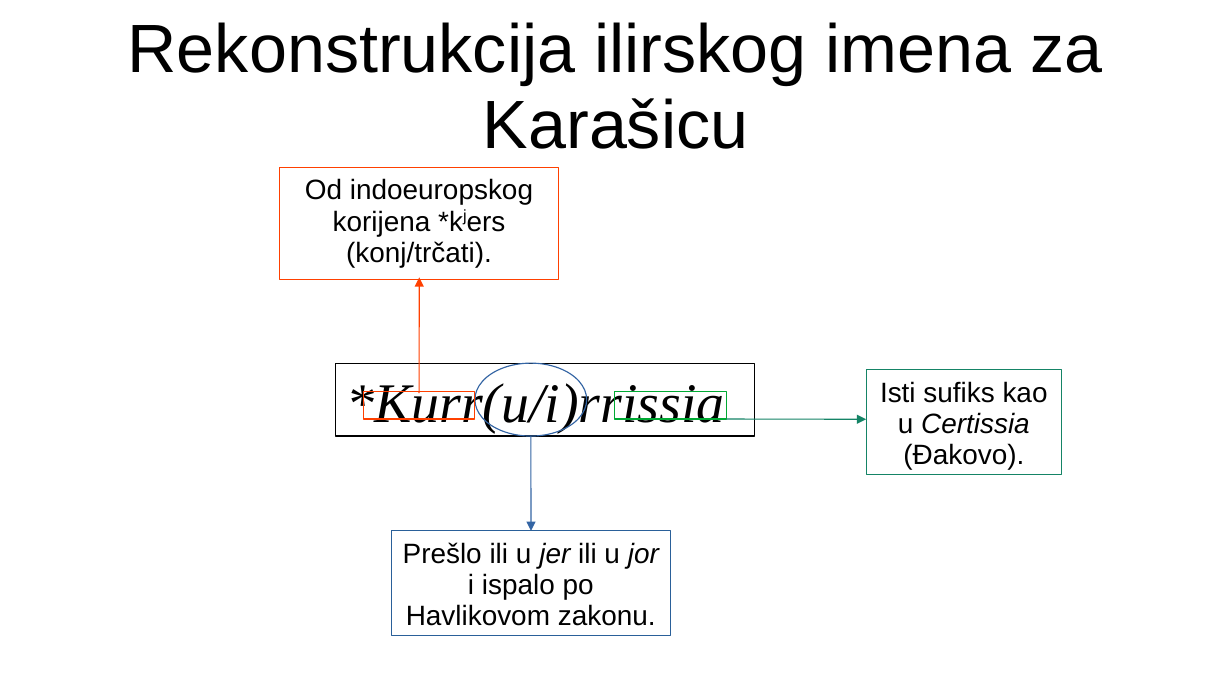
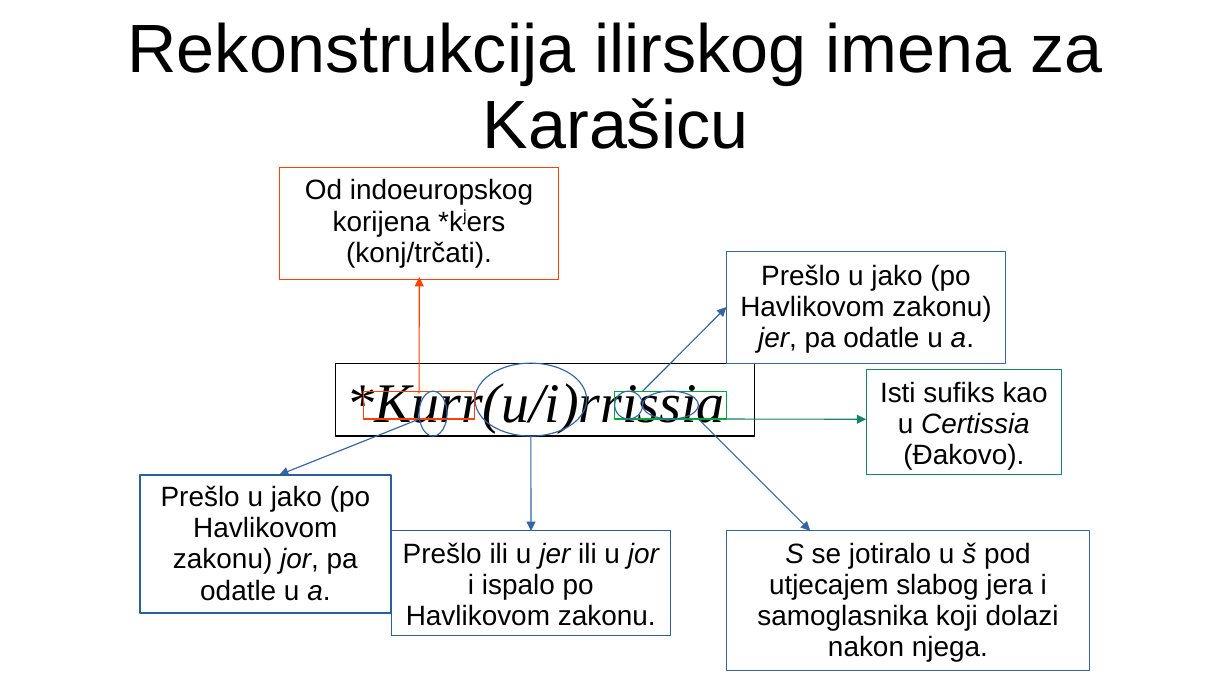
Before and after one commit to FlatAssembler/FlatAssembler.github.io, a slide deck: slide 23 of Karasica.ppt. Drawn at 1232x693 pixels with LibreOffice and Linux fonts; fonts in the diff are those of the drawing. Boxes give left, top, right and bottom in pixels: in the first picture for what was removed or moved away, otherwise in the second. Text is boxed around its words. In the diff, an @@ line names an element or a change of style, - is before the commit and + after.

```diff
--- a/Karasica.ppt
+++ b/Karasica.ppt
@@ rectangle added at [727,252,1006,363], fill #FFFFFF, outline #3465A4 0.74 pt, 18 pt, text #000000 @@
+Prešlo u jako (po Havlikovom zakonu) jer, pa odatle u a.
@@ arrow added from (643, 391) to (727, 307), #3465A4 0.74 pt @@
@@ arrow added from (419, 419) to (279, 475), #3465A4 0.74 pt @@
@@ ellipse added at [419,391,447,436], outline #3465A4 0.74 pt @@
@@ ellipse added at [615,391,643,419], outline #3465A4 0.74 pt @@
@@ ellipse added at [643,391,699,419], outline #3465A4 0.74 pt @@
@@ arrow added from (699, 419) to (811, 531), #3465A4 0.74 pt @@
@@ rectangle added at [140,475,391,613], outline #2A6099 1.45 pt, 18 pt, text #000000 @@
+Prešlo u jako (po Havlikovom zakonu) jor, pa odatle u a.
@@ rectangle added at [727,531,1090,671], outline #3465A4 0.74 pt, 18 pt, text #000000 @@
+S se jotiralo u š pod utjecajem slabog jera i samoglasnika koji dolazi nakon njega.
```
Also in this commit, not shown: 1 other slide changed, 1 slide added.
